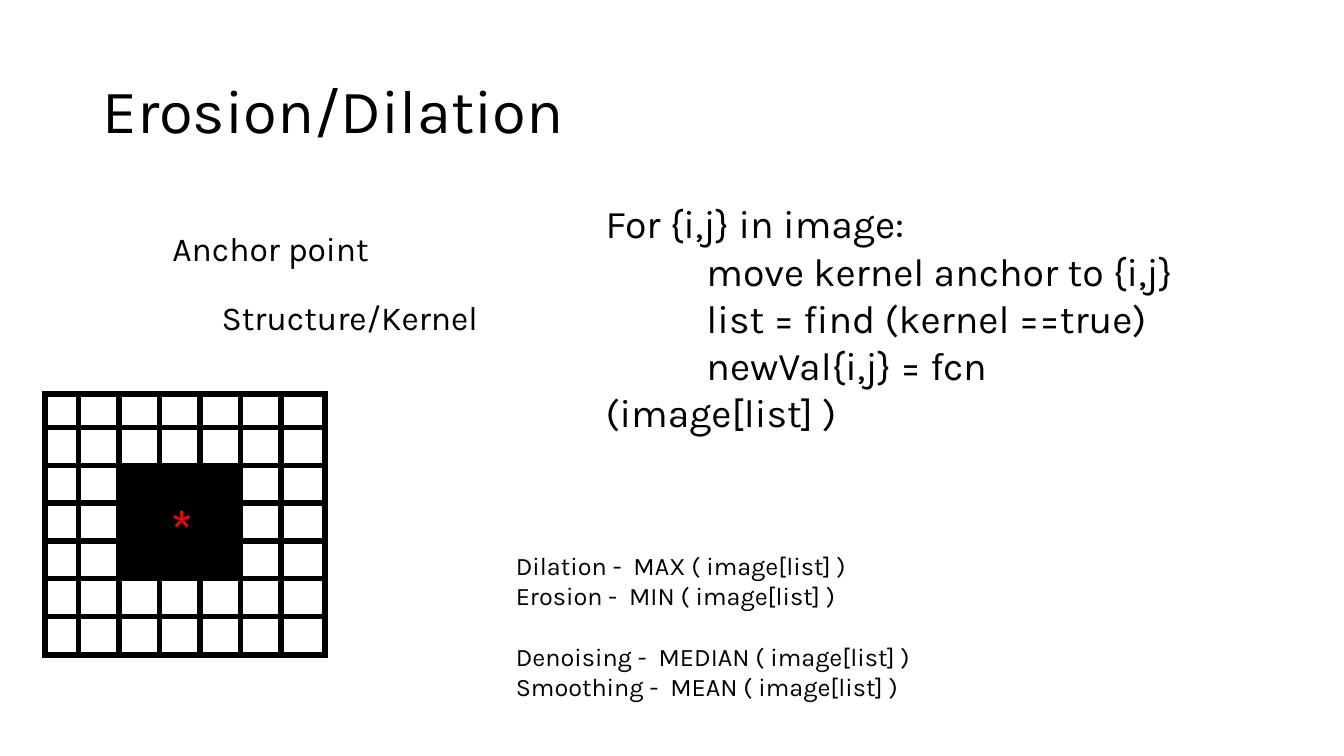
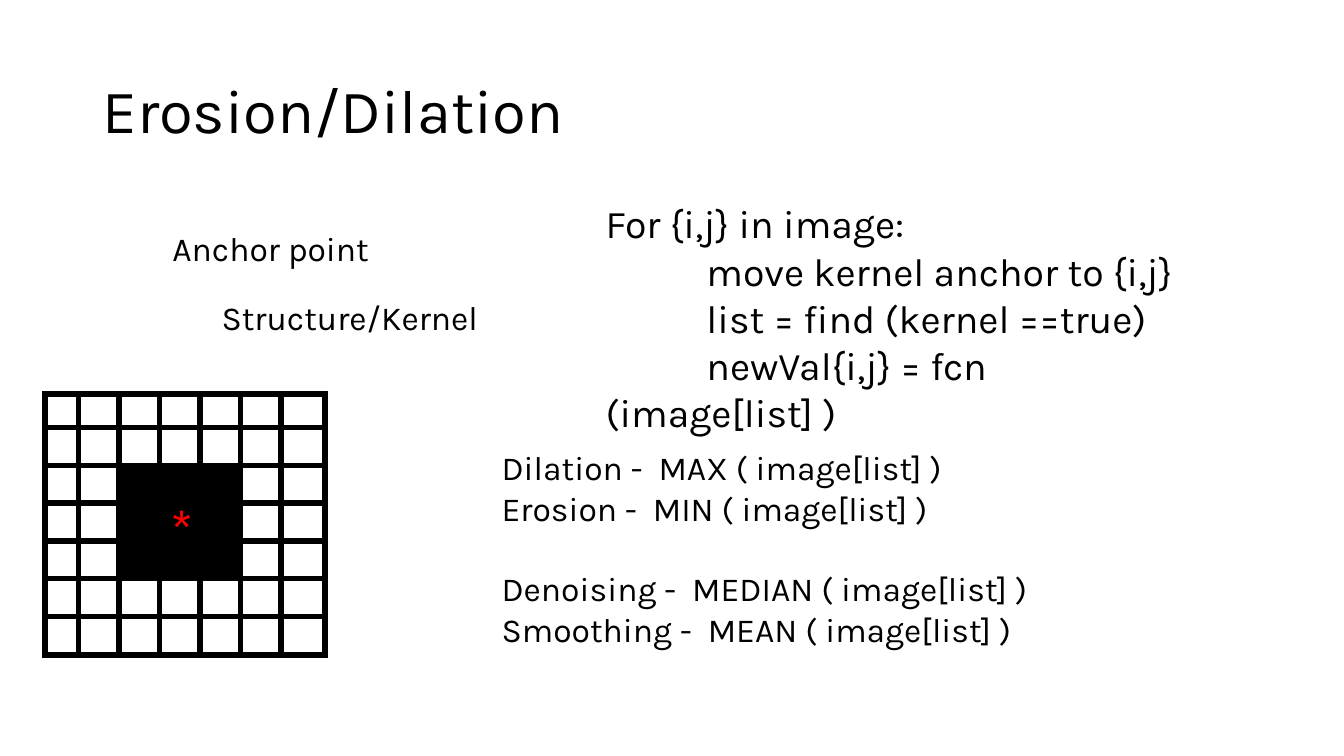
Before and after one commit to SSOE-ECE1390/LecturePowerPoints, a slide deck: slide 18 of ECE1390_Lecture2.pptx (slide 15 before the commit). Drawn at 1344x756 pixels with LibreOffice and Linux fonts; fonts in the diff are those of the drawing. Boxes give left, top, right and bottom in pixels: in the first picture for what was removed or moved away, otherwise in the second. Text is boxed around its words. In the diff, an @@ line names an element or a change of style, - is before the commit and + after.

```diff
--- a/ECE1390_Lecture2.pptx
+++ b/ECE1390_Lecture2.pptx
@@ text "Dilation - MAX ( image[list] ...": place and size @@
-text "Dilation - MAX ( image[list] ..." at box(516, 556, 894, 702)
+text "Dilation - MAX ( image[list] ..." at box(502, 455, 1007, 651)
@@ text "Dilation - MAX ( image[list] ..." at box(502, 455, 1007, 651): size 18 to 24 pt @@
```
Also in this commit, not shown: 14 other slides changed, 4 slides added, 2 other files.
